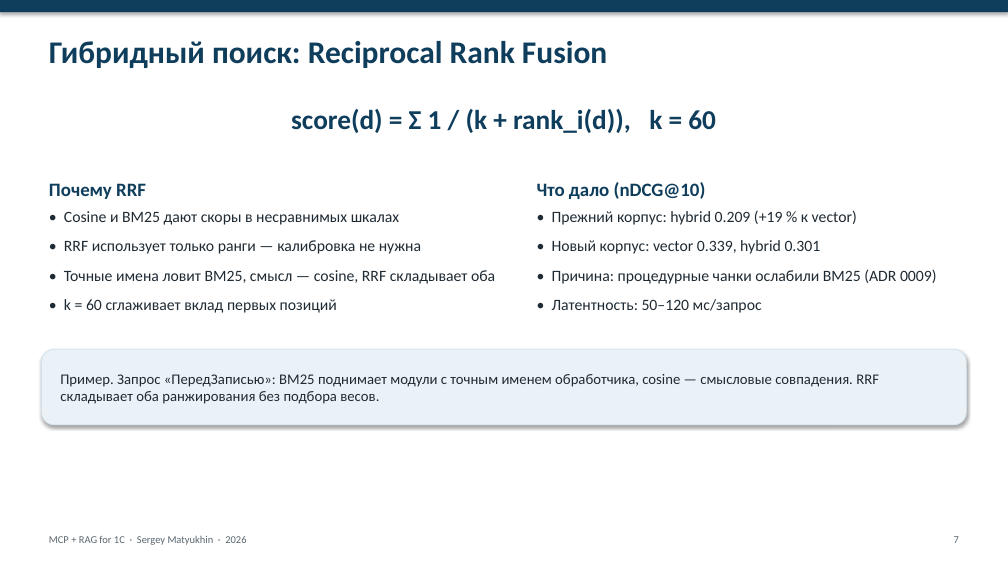
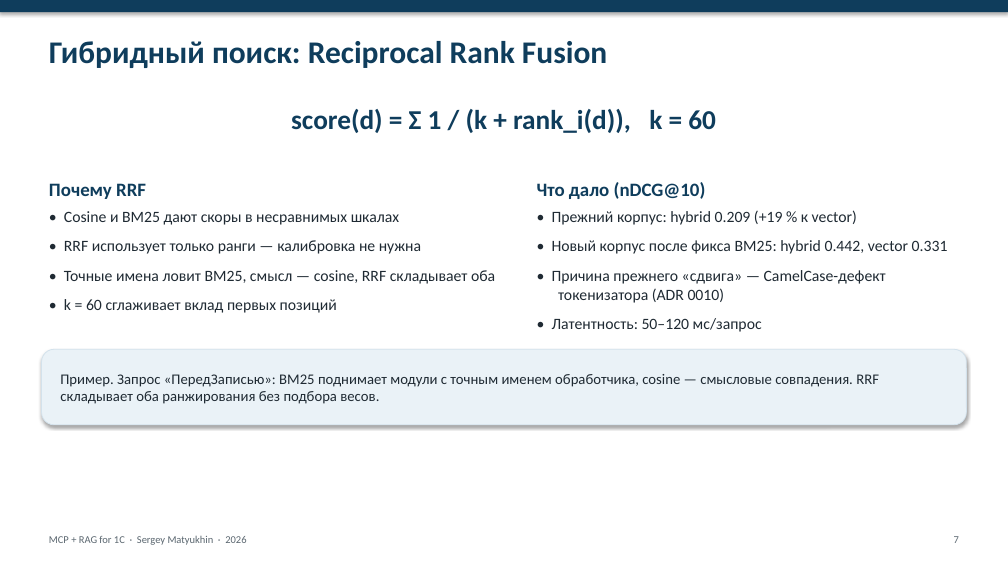
Before and after one commit to Smaturus/1c-mcp-rag-search, a slide deck: slide 7 of docs/presentation/1c-mcp-rag-search-slides.pptx. Drawn at 1008x567 pixels with LibreOffice and Linux fonts; fonts in the diff are those of the drawing. Boxes give left, top, right and bottom in pixels: in the first picture for what was removed or moved away, otherwise in the second. Text is boxed around its words. In the diff, an @@ line names an element or a change of style, - is before the commit and + after.

Commit message:
fix(bm25): split CamelCase identifiers and rebuild lexical index
CamelCase/snake_case splitting keeps the original token and adds parts, so natural queries match identifiers such as ZаказПокупателя. Rebuilt bm25_all: 179586 docs, 236320 terms, 81 MB.

v2 dev, 4 runs: hybrid 0.442 +/- 0.012 vs vector 0.331 +/- 0.028 (p=0.0037). v3 hold-out, 3 runs: hybrid 0.217 vs vector 0.208 (p=0.635). ADR 0009 rejected; ADR 0010 accepted; reports, README and decks updated.

```diff
--- a/docs/presentation/1c-mcp-rag-search-slides.pptx
+++ b/docs/presentation/1c-mcp-rag-search-slides.pptx
@@ text at (552,240,948,303): text changed @@
-• Новый корпус: vector 0.339, hybrid 0.301
-• Причина: процедурные чанки ослабили BM25 (ADR 0009)
+• Новый корпус после фикса BM25: hybrid 0.442, vector 0.331
+• Причина прежнего «сдвига» — CamelCase-дефект токенизатора (ADR 0010)
```
Also in this commit, not shown: 5 other slides changed, 36 other files.
